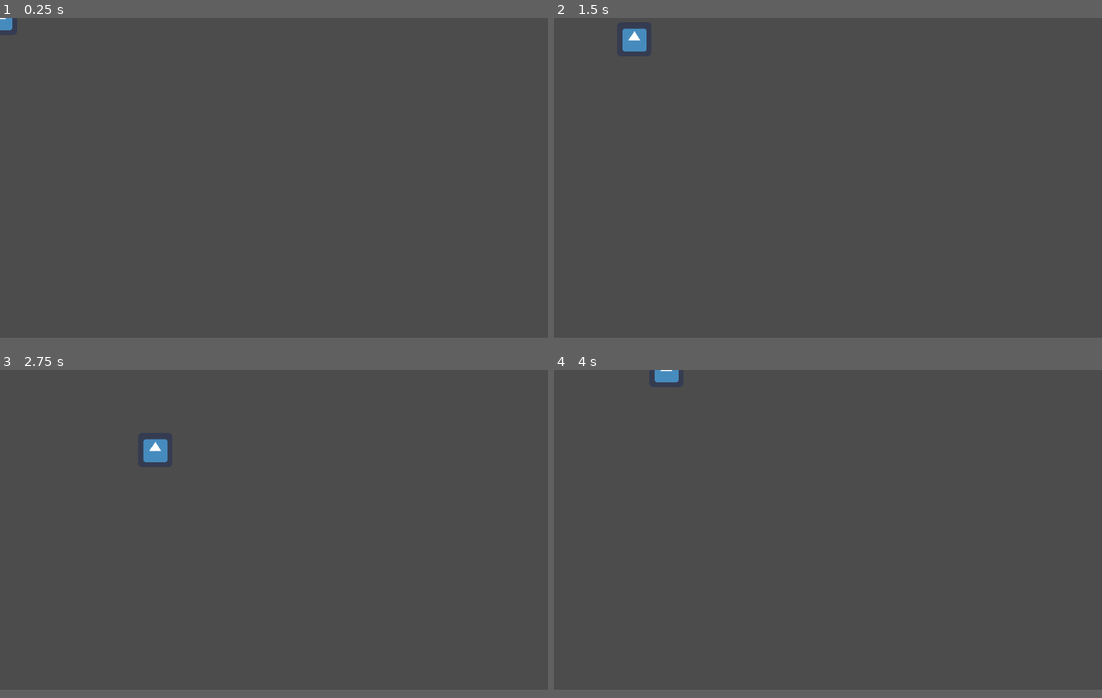
Above: before the commit, frames 1-4 (two rows, left to right).
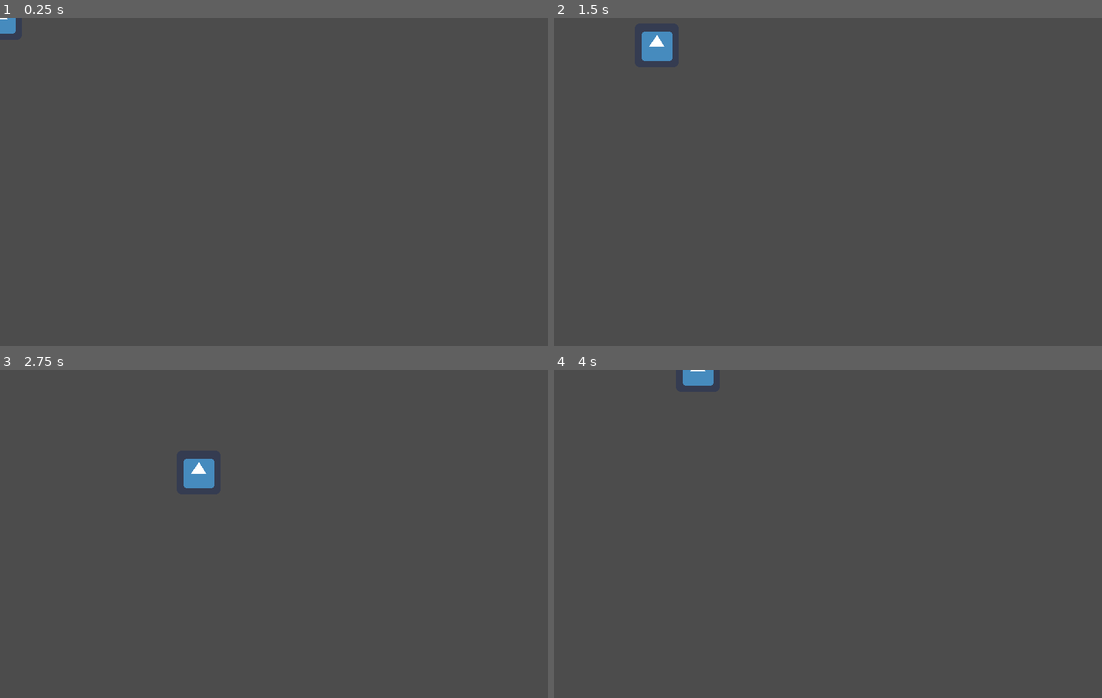
Above: after the commit, the same moments.

Repository: CheersLoveDani/top-down-shooter
Game: Godot game, scene res://Scenes/main.tscn
Same seed, same stepped clock (60 frames per second), same inputs: the game is played once before the commit and once after it. The engine's default icon, where the game draws it, is replaced by a stand-in: a white triangle on a blue panel in a dark square.
Inputs:
- Up to frame 1 (0.25 s): no input
- Up to frame 2 (1.5 s): tap Enter at 0.5 s; hold Right (right) 0.53-1.28 s; hold Down (down) from 1.28 s (still down)
- Up to frame 3 (2.75 s): release Down (down) at 2.03 s; hold Right (right) from 2.03 s (still down)
- Up to frame 4 (4 s): release Right (right) at 2.78 s; hold W (up) 2.78-3.53 s; hold A (left) from 3.53 s (still down)
In our replay, the window is 800x468 before the commit and 800x480 after it. These sizes can differ from the game's own. Grey fills any space a smaller window leaves; there, only what the larger window draws over its background counts as a difference.

The runs differ from the first frame. In frame 1, less than 0.1% of the frame differs, in the area x 0-3%, y 0-5%; in frame 2, 0.7%; in frame 3, 0.8%, in the area x 26-40%, y 21-37%; in frame 4, 0.4%.

Commit message:
window setup

Diff:
--- /dev/null
+++ b/Scenes/Demo-Level.tscn
@@ -0,0 +1,8 @@
+[gd_scene load_steps=2 format=2]
+
+[ext_resource path="res://Scenes/main.tscn" type="PackedScene" id=1]
+
+[node name="Root" type="Node2D"]
+
+[node name="main2D" parent="." instance=ExtResource( 1 )]
+position = Vector2( 46, 42 )
--- a/project.godot
+++ b/project.godot
@@ -13,6 +13,13 @@
 config/name="Top-Down-Shooter"
 run/main_scene="res://Scenes/main.tscn"
 config/icon="res://icon.png"
+
+[display]
+
+window/size/width=800
+window/size/height=480
+window/stretch/mode="2d"
+window/stretch/aspect="keep"
 
 [input]
 
@@ -49,6 +56,7 @@
 [physics]
 
 common/enable_pause_aware_picking=true
+2d/cell_size=16
 
 [rendering]
 
Binary file added: tilemap/demo-tilemap.png
Not shown, added: tilemap/demo-tilemap.png.import
